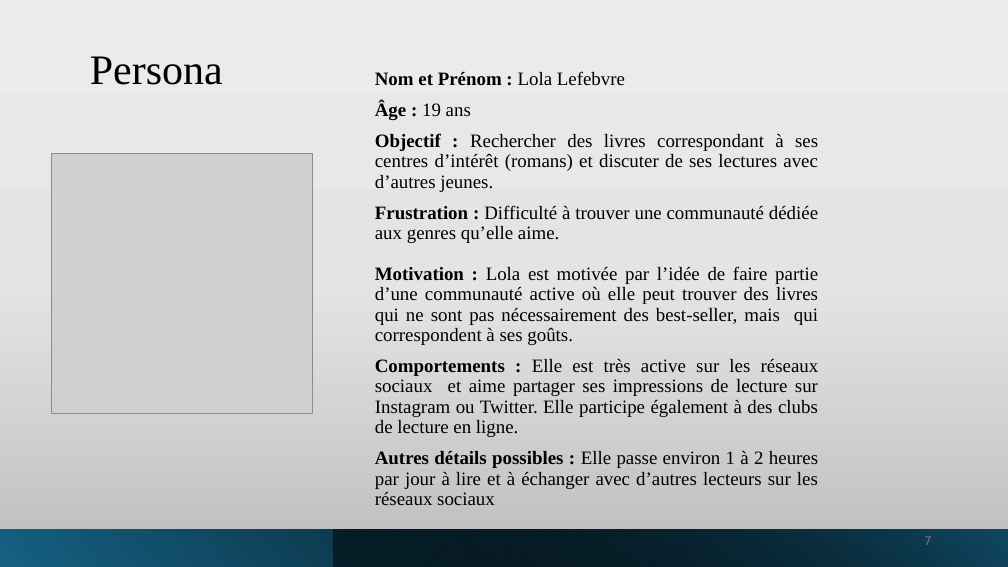
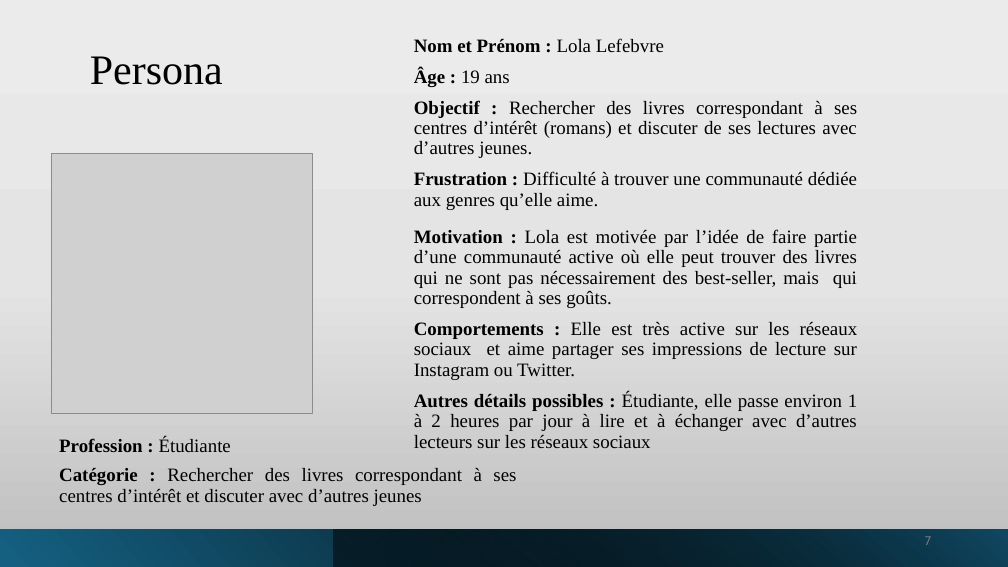
Before and after one commit to manelbenhamouda/projets-CDA, a slide deck: slide 7 of Diaporama_Haldan.pptx. Drawn at 1008x567 pixels with LibreOffice and Linux fonts; fonts in the diff are those of the drawing; grey boxes stand for pictures. Boxes give left, top, right and bottom in pixels: in the first picture for what was removed or moved away, otherwise in the second. Text is boxed around its words. In the diff, an @@ line names an element or a change of style, - is before the commit and + after.

```diff
--- a/Diaporama_Haldan.pptx
+++ b/Diaporama_Haldan.pptx
@@ text "Nom et Prénom : Lola ...": place and size @@
-text "Nom et Prénom : Lola ..." at bbox=[375, 71, 818, 243]
+text "Nom et Prénom : Lola ..." at bbox=[414, 38, 857, 210]
@@ text "Motivation : Lola est motivée ...": place and size @@
-text "Motivation : Lola est motivée ..." at bbox=[375, 266, 819, 505]
+text "Motivation : Lola est motivée ..." at bbox=[414, 229, 858, 448]
@@ text at bbox=[414, 322, 858, 448]: text changed @@
-Comportements : Elle est très active sur les réseaux sociaux et aime partager ses impressions de lecture sur Instagram ou Twitter. Elle participe également à des clubs de lecture en ligne.
-Autres détails possibles : Elle passe environ 1 à 2 heures par jour à lire et à échanger avec d’autres lecteurs sur les réseaux sociaux
+Comportements : Elle est très active sur les réseaux sociaux et aime partager ses impressions de lecture sur Instagram ou Twitter.
+Autres détails possibles : Étudiante, elle passe environ 1 à 2 heures par jour à lire et à échanger avec d’autres lecteurs sur les réseaux sociaux
@@ text added at bbox=[59, 437, 231, 452], 18 pt, text #000000, bold @@
+Profession : Étudiante
@@ text added at bbox=[59, 468, 516, 506], 18 pt, text #000000 @@
+Catégorie : Rechercher des livres correspondant à ses centres d’intérêt et discuter avec d’autres jeunes
```
Also in this commit, not shown: 12 other slides changed, 2 slides added, 1 slide removed.
